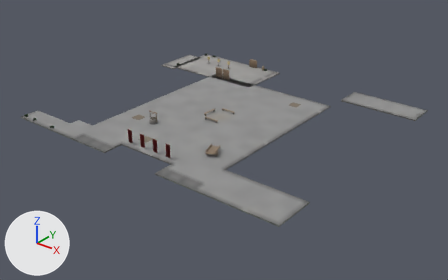
What one commit did to the glTF model assets/level/garrison/courtyard.glb.
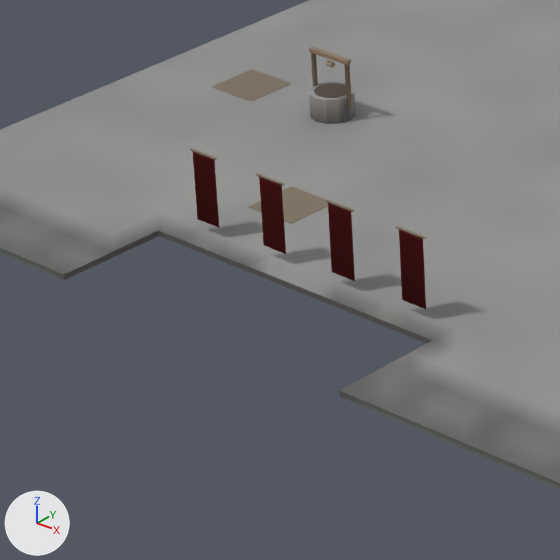
The first picture shows the older version from a 50 mm lens placed at (69.2, -87.2, 48.2), pointed at (1.4, -2.5, -4.4). The close-ups show the older and then the newer version on the part from 21% to 44% of the width and 36% to 73% of the height of that picture. Only the edits that show in the close-ups are written down. The axes (+X, +Y, +Z) are drawn at lower left. The lights are the same throughout. Where no turn or scale is listed for an object, it has been applied to the vertices.

Objects in the first close-up: 'banner.001', 'banner.002', 'banner.003', 'banner.004', 'floor_cobble_4.009', 'floor_cobble_4.018', 'floor_cobble_4.026', 'floor_cobble_4.034', 'floor_cobble_4.035', 'floor_cobble_4.036', 'floor_cobble_4.044', 'floor_cobble_4.045', 'floor_cobble_4.054', 'floor_cobble_4.069', 'floor_cobble_4.070', 'floor_cobble_4.071' and 36 more.
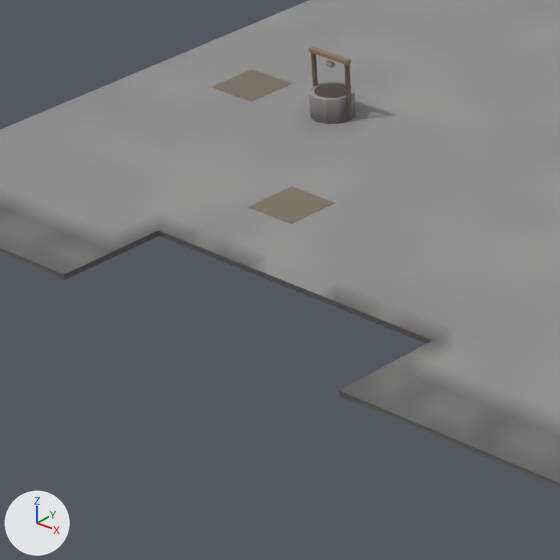
Location of each change, (x1, y1, x2, y2) in pixels of the close-ups (560 x 560 px):
'banner.004', deleted (red): before (396, 226, 426, 309)
    faces in mat_cloth: (399, 230, 426, 309)
'banner.003', deleted (red): before (325, 199, 355, 281)
    faces in mat_cloth: (328, 203, 355, 281)
'banner.002', deleted (red): before (256, 173, 286, 254)
    faces in mat_cloth: (259, 177, 286, 254)
'banner.001', deleted (red): before (189, 148, 219, 228)
    faces in mat_cloth: (192, 151, 219, 228)

The edits, one by one:
Object 'banner.001' (ob_banner_001) is deleted.
Object 'banner.002' (ob_banner_002) is deleted.
Object 'banner.003' (ob_banner_003) is deleted.
Object 'banner.004' (ob_banner_004) is deleted.
